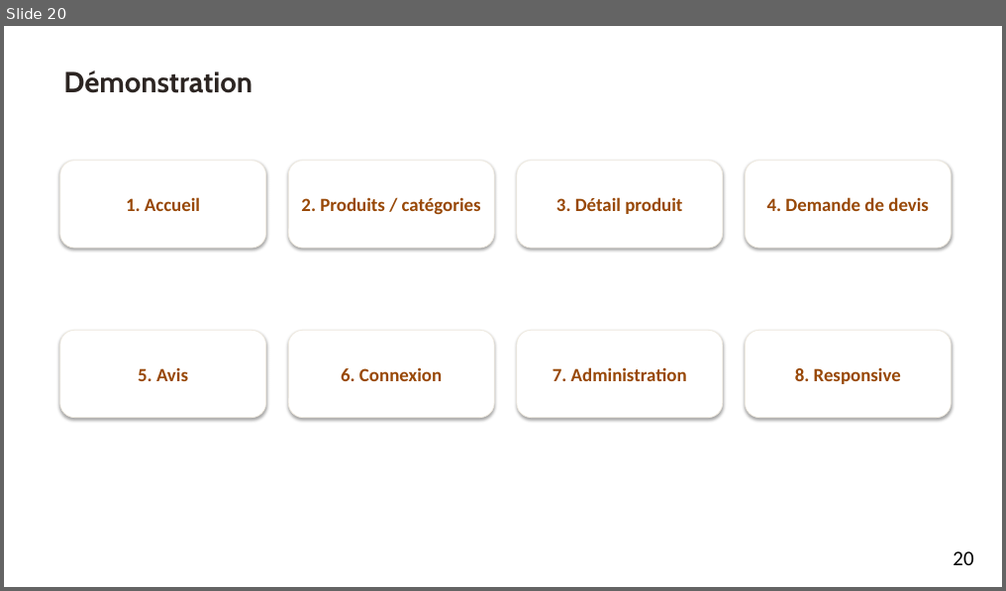
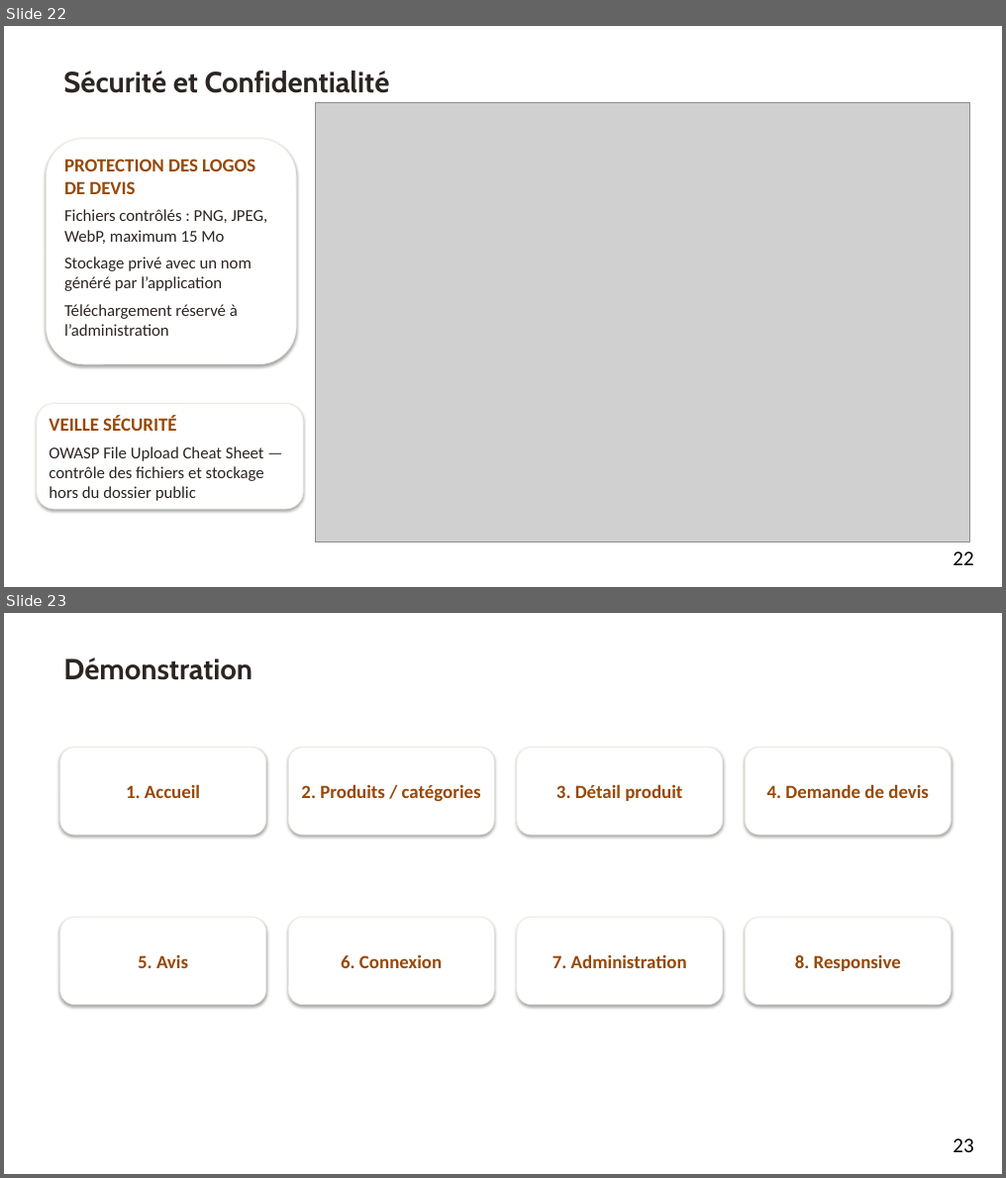
Before and after one commit to aureopires/projet_broderie, a slide deck: output/Aureo_Ruffier_Presentation_Projet.pptx. Shown one above the other, each under a label of ours: slide 20 before the commit, slides 22 and 23 after it. The pictures are 1006x591 and 1006x1178 pixels, drawn with LibreOffice and Linux fonts; fonts in the diff are those of the drawing; grey boxes stand for pictures; background and template pictures are left out. Boxes give left, top, right and bottom in pixels: in the first picture for what was removed or moved away, otherwise in the second. Text is boxed around its words. In the diff, an @@ line names an element or a change of style, - is before the commit and + after.

```diff
--- a/output/Aureo_Ruffier_Presentation_Projet.pptx
+++ b/output/Aureo_Ruffier_Presentation_Projet.pptx
@@ slide 22 added at (x1=4, y1=26, x2=1002, y2=587), background picture (left out) @@
@@ text added at (x1=63, y1=71, x2=390, y2=93), 28 pt, text #2C2522, bold @@
+Sécurité et Confidentialité
@@ picture added at (x1=316, y1=102, x2=969, y2=543) @@
@@ rounded rectangle added at (x1=46, y1=138, x2=296, y2=365), fill #FFFFFF, outline #EFEAE0 0.75 pt, 16 pt, text #2C2522 @@
+PROTECTION DES LOGOS DE DEVIS
+Fichiers contrôlés : PNG, JPEG, WebP, maximum 15 Mo
+Stockage privé avec un nom généré par l’application
+Téléchargement réservé à l’administration
@@ rounded rectangle added at (x1=37, y1=404, x2=303, y2=509), fill #FFFFFF, outline #EFEAE0 0.75 pt, 16 pt, text #2C2522 @@
+VEILLE SÉCURITÉ
+OWASP File Upload Cheat Sheet — contrôle des fichiers et stockage hors du dossier public
@@ page number added at (x1=952, y1=552, x2=973, y2=566), 20 pt, text #000000 @@
+22
@@ what was slide 20 is now slide 23 @@
@@ page number at (x1=952, y1=1139, x2=973, y2=1153): text changed @@
-20
+23
```
Also in this commit, not shown: 13 slides changed, 11 other slides added, 8 slides removed, 4 other files.
